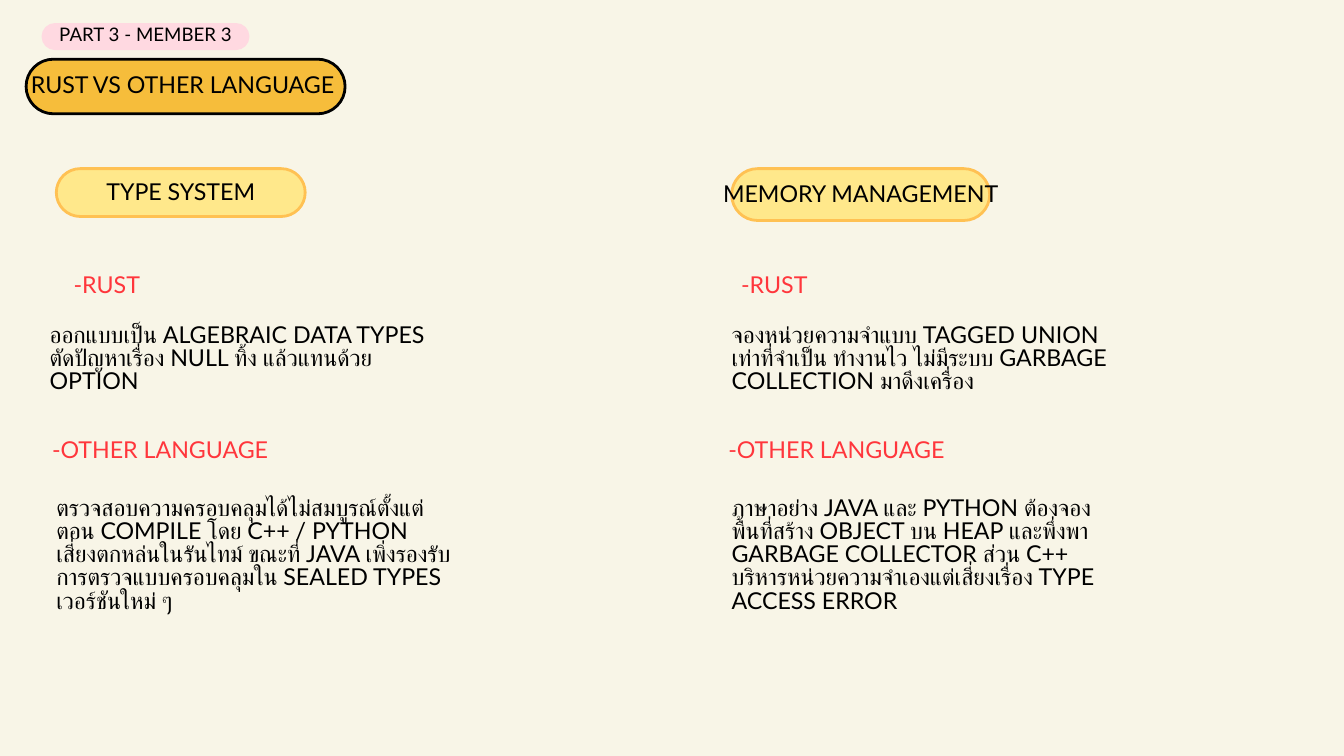
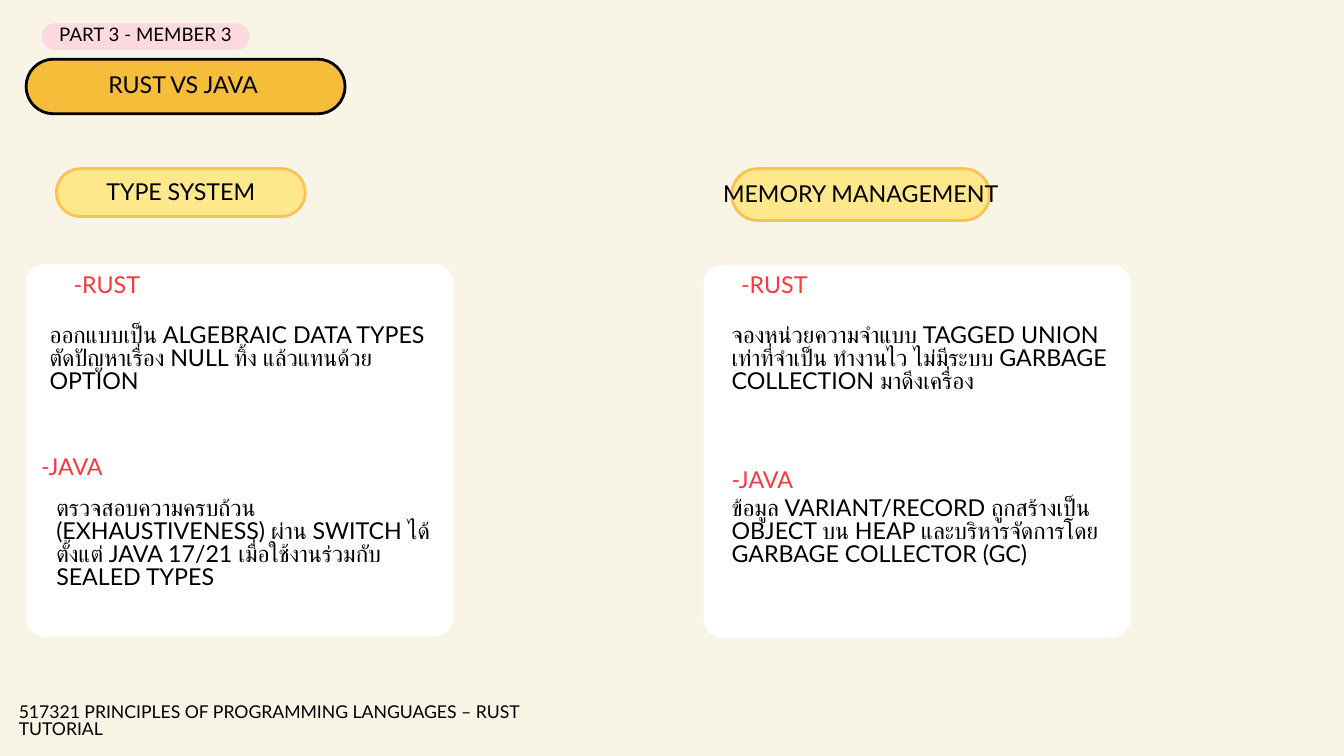
Before and after one commit to 670710143/rust-tutorial-2569, a slide deck: slide 33 of 09-enums-pattern-matching/Presentation/กลุ่มที่ 9 - Enums & Pattern Matching.pptx. Drawn at 1344x756 pixels with LibreOffice and Linux fonts; fonts in the diff are those of the drawing. Boxes give left, top, right and bottom in pixels: in the first picture for what was removed or moved away, otherwise in the second. Text is boxed around its words. In the diff, an @@ line names an element or a change of style, - is before the commit and + after.

Commit message:
fix error in presentation

```diff
--- a/09-enums-pattern-matching/Presentation/กลุ่มที่ 9 - Enums & Pattern Matching.pptx
+++ b/09-enums-pattern-matching/Presentation/กลุ่มที่ 9 - Enums & Pattern Matching.pptx
@@ text at (108, 76, 258, 94): text changed @@
-RUST VS OTHER LANGUAGE
+RUST VS JAVA
@@ freeform shape added at (26, 264, 453, 637), fill #FFFFFF @@
@@ freeform shape added at (704, 265, 1130, 638), fill #FFFFFF @@
@@ text removed at (52, 441, 268, 458) @@
--OTHER LANGUAGE
@@ text removed at (728, 441, 944, 458) @@
--OTHER LANGUAGE
@@ text added at (41, 458, 103, 475), 24.9 pt, text #FF363C @@
+-JAVA
@@ text added at (732, 471, 794, 488), 24.9 pt, text #FF363C @@
+-JAVA
@@ text at (56, 498, 430, 586): text changed @@
-ตรวจสอบความครอบคลุมได้ไม่สมบูรณ์ตั้งแต่ตอน COMPILE โดย C++ / PYTHON เสี่ยงตกหล่นในรันไทม์ ขณะที่ JAVA เพิ่งรองรับการตรวจแบบครอบคลุมใน SEALED TYPES เวอร์ชันใหม่ ๆ
+ตรวจสอบความครบถ้วน (EXHAUSTIVENESS) ผ่าน SWITCH ได้ตั้งแต่ JAVA 17/21 เมื่อใช้งานร่วมกับ SEALED TYPES
@@ text removed at (732, 498, 1094, 609) @@
-ภาษาอย่าง JAVA และ PYTHON ต้องจองพื้นที่สร้าง OBJECT บน HEAP และพึ่งพา GARBAGE COLLECTOR ส่วน C++ บริหารหน่วยความจำเองแต่เสี่ยงเรื่อง TYPE ACCESS ERROR
@@ text added at (732, 497, 1098, 566), 24.9 pt, text #000000 @@
+ข้อมูล VARIANT/RECORD ถูกสร้างเป็น OBJECT บน HEAP และบริหารจัดการโดย GARBAGE COLLECTOR (GC)
@@ text added at (19, 705, 520, 735), 18.9 pt, text #000000 @@
+517321 PRINCIPLES OF PROGRAMMING LANGUAGES – RUST TUTORIAL
```
Also in this commit, not shown: 18 other slides changed, 4 slides added, 5 slides removed.
